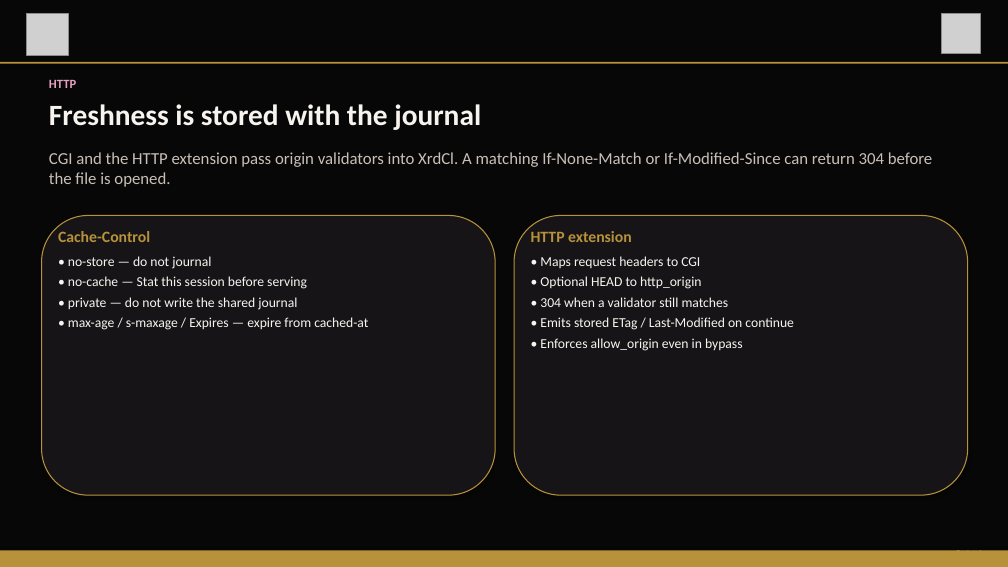
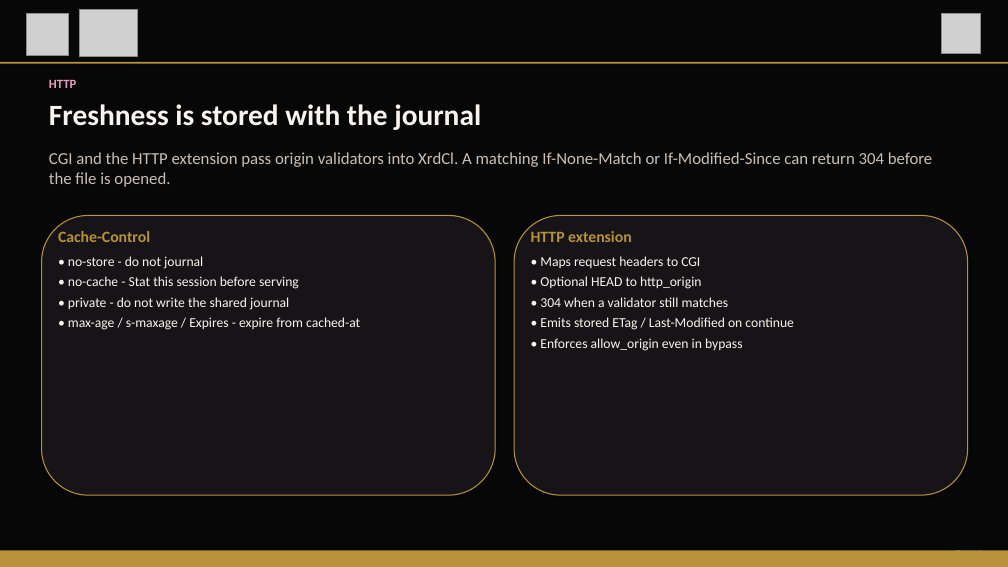
Before and after one commit to cern-eos/xrootd, a slide deck: slide 8 of docs/JournalCache-architecture-slides.pptx. Drawn at 1008x567 pixels with LibreOffice and Linux fonts; fonts in the diff are those of the drawing; grey boxes stand for pictures. Boxes give left, top, right and bottom in pixels: in the first picture for what was removed or moved away, otherwise in the second. Text is boxed around its words. In the diff, an @@ line names an element or a change of style, - is before the commit and + after.

Commit message:
Add the JournalCache logo and GitHub branch to the architecture slides.

```diff
--- a/docs/JournalCache-architecture-slides.pptx
+++ b/docs/JournalCache-architecture-slides.pptx
@@ picture added at (79, 9, 137, 56) @@
@@ text at (68, 256, 360, 330): text changed @@
-• no-store — do not journal
-• no-cache — Stat this session before serving
-• private — do not write the shared journal
-• max-age / s-maxage / Expires — expire from cached-at
+• no-store - do not journal
+• no-cache - Stat this session before serving
+• private - do not write the shared journal
+• max-age / s-maxage / Expires - expire from cached-at
```
Also in this commit, not shown: 15 other slides changed, 3 other files.
